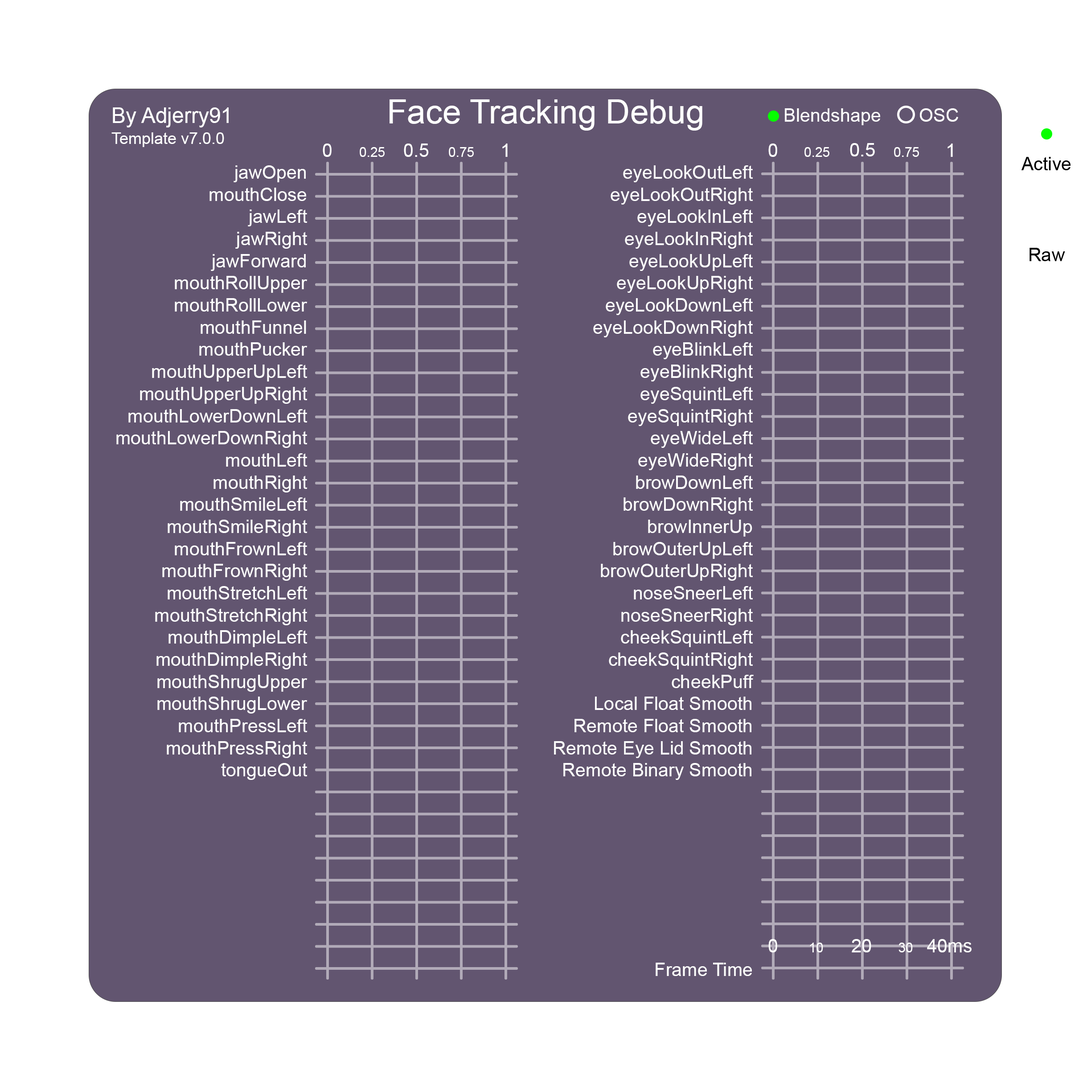
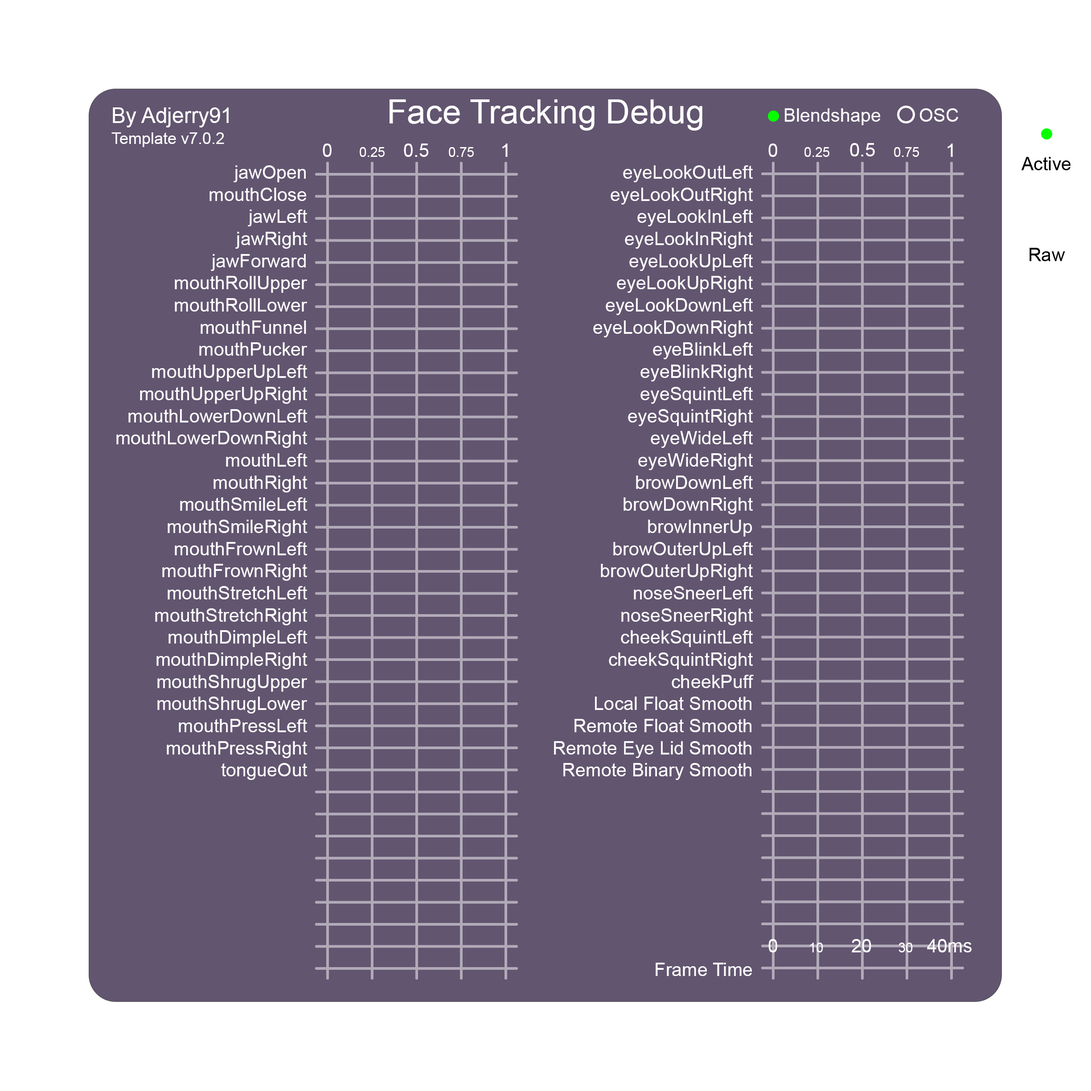
Two versions of the same layered image (1091×1091). Layer-by-layer changes:
painted on "Template Version" over [216, 132, 225, 145]
